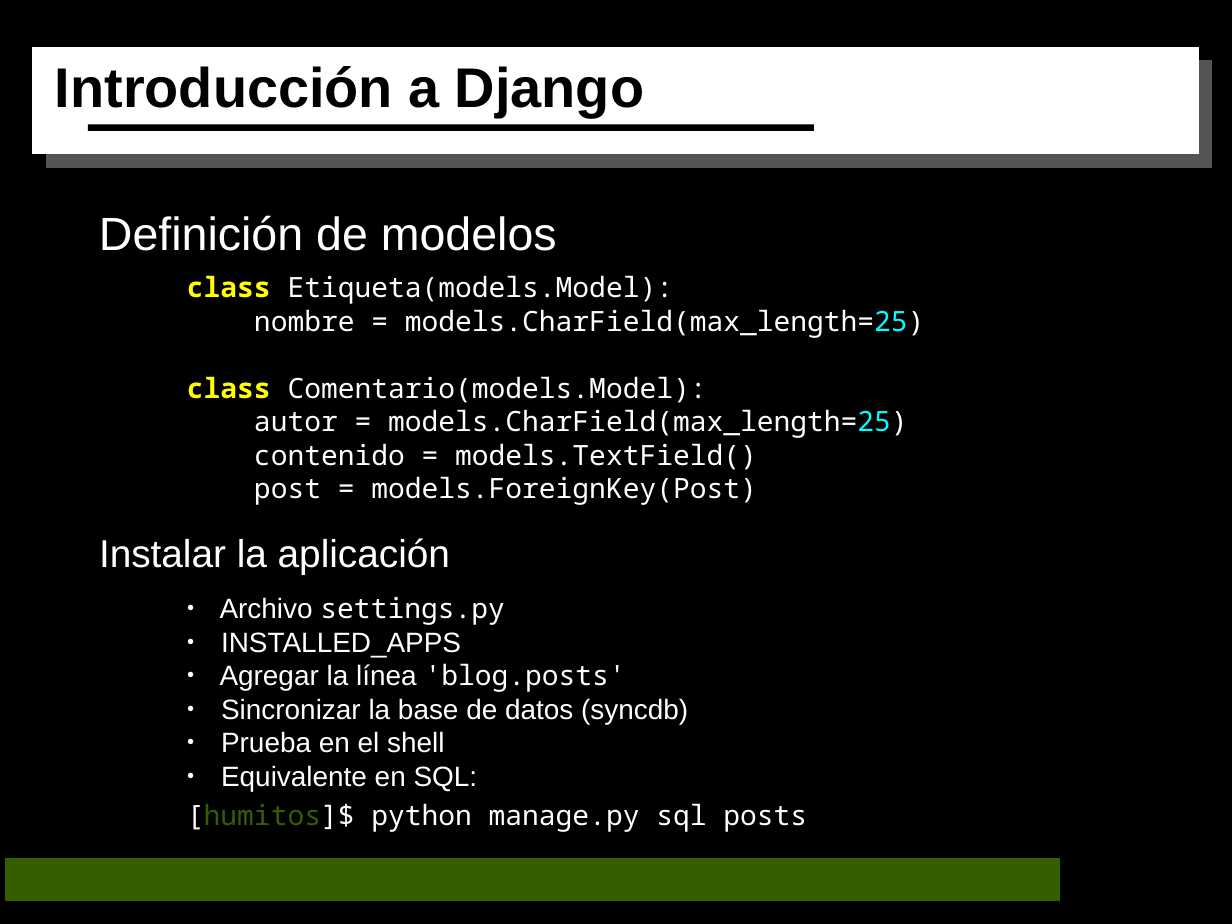
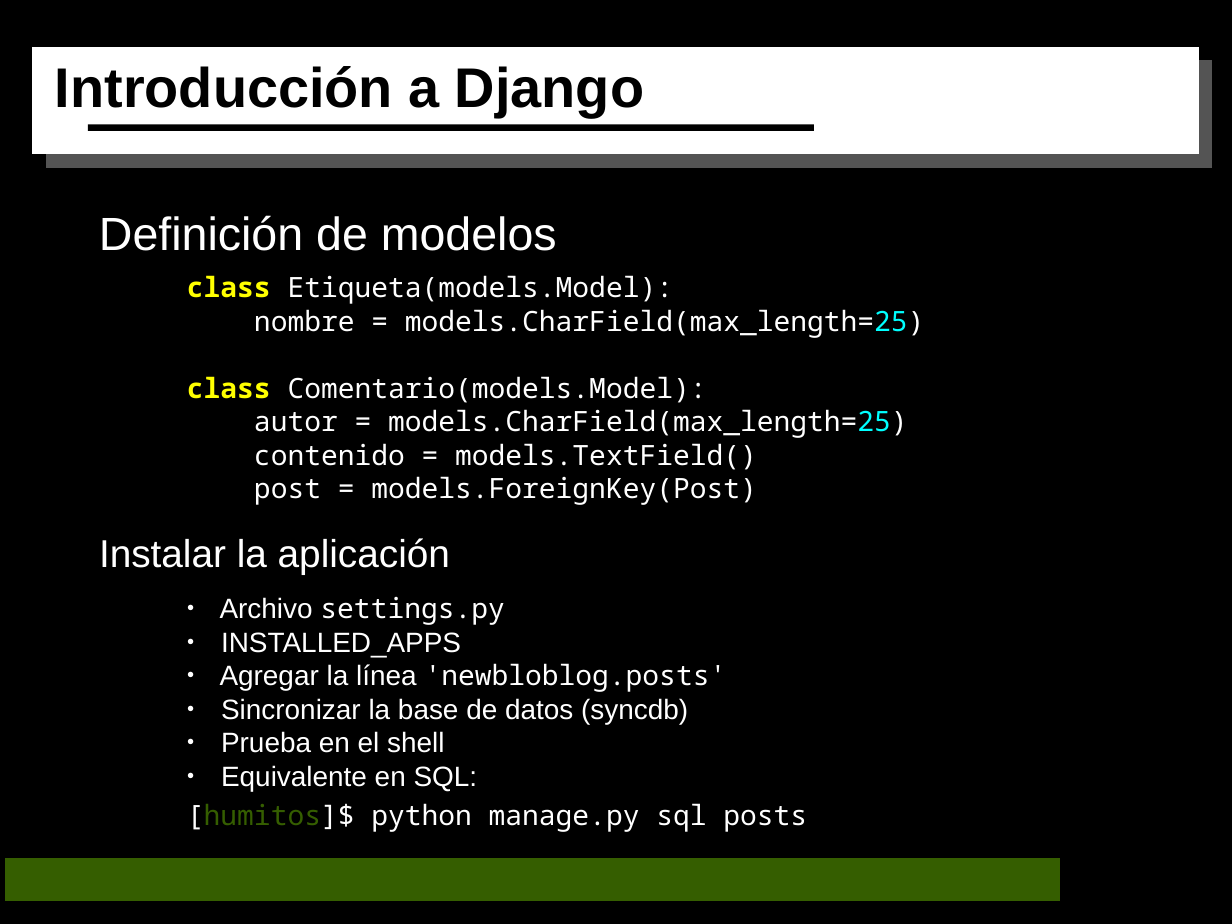
Before and after one commit to humitos/scripts, a slide deck: slide 9 of charlas/django/FM_La_Tribu-2010.odp. Drawn at 1232x924 pixels with LibreOffice and Linux fonts; fonts in the diff are those of the drawing. Boxes give left, top, right and bottom in pixels: in the first picture for what was removed or moved away, otherwise in the second. Text is boxed around its words. In the diff, an @@ line names an element or a change of style, - is before the commit and + after.

Commit message:
actualización de la charla de django

```diff
--- a/charlas/django/FM_La_Tribu-2010.odp
+++ b/charlas/django/FM_La_Tribu-2010.odp
@@ text at <box>220,663,727,692</box>: text changed; font Arial to Noto Sans Mono @@
-● Agregar la línea 'blog.posts'
+● Agregar la línea 'newbloblog.posts'
```
